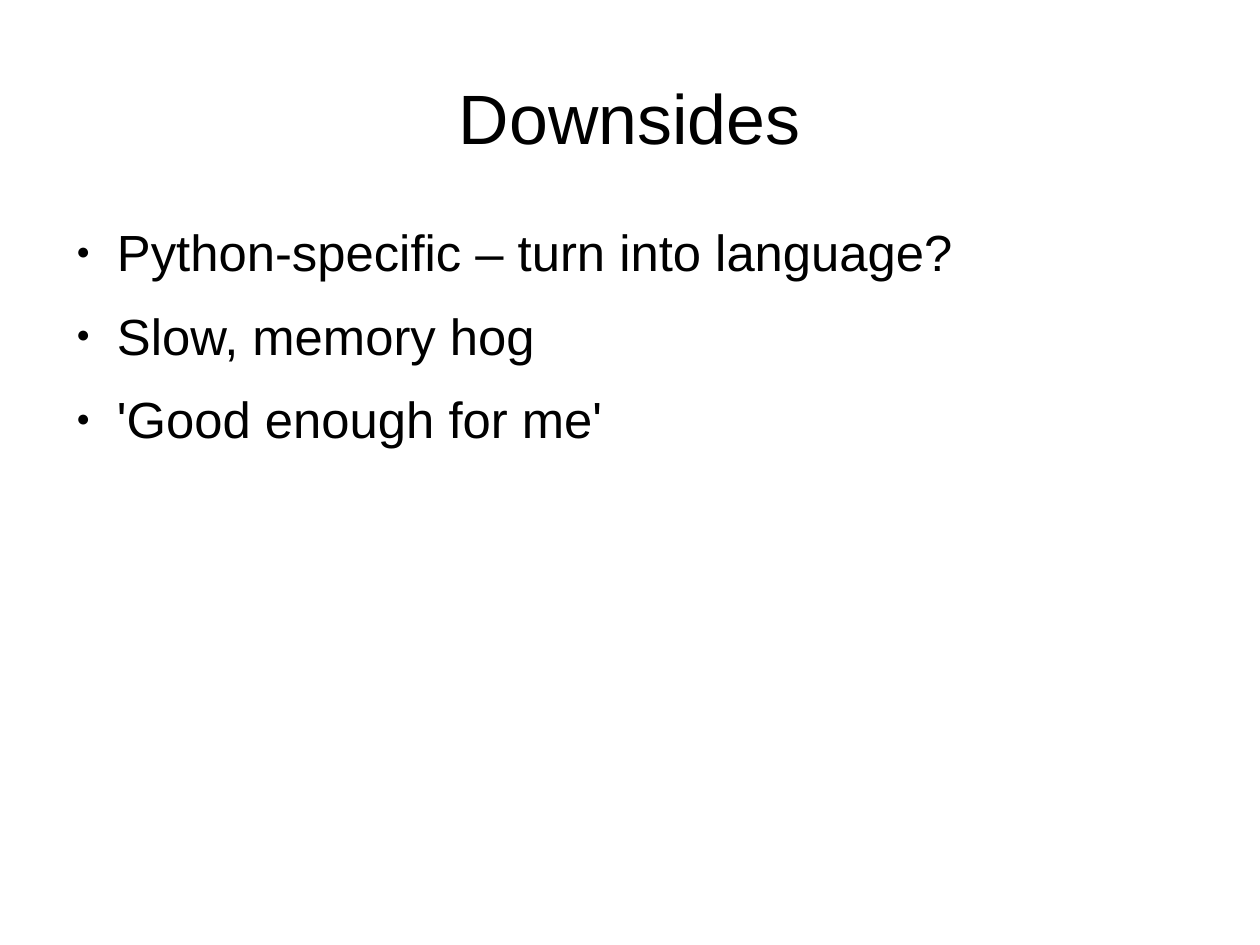
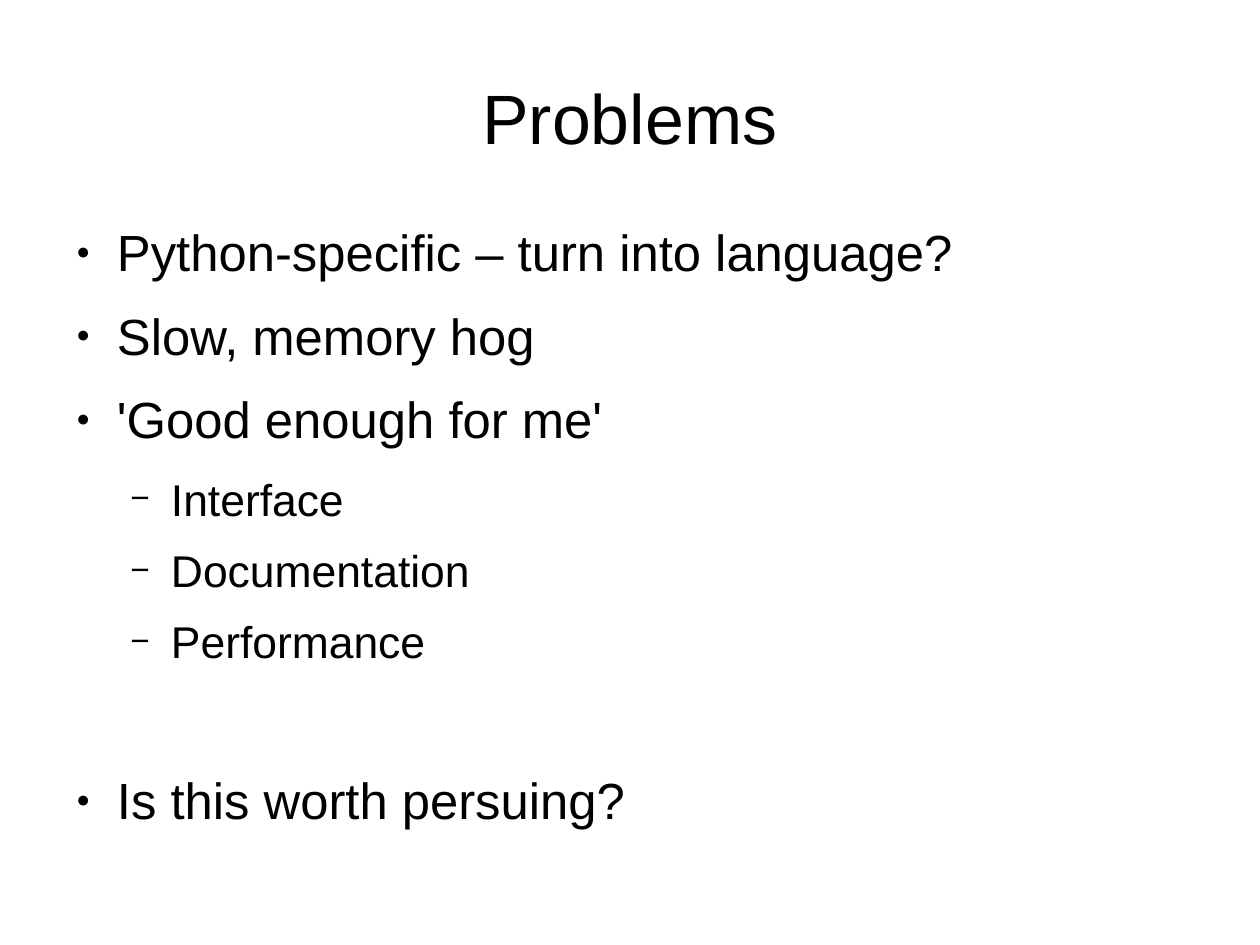
Before and after one commit to sensiblecodeio/xypath, a slide deck: slide 22 of presentation.odp (slide 17 before the commit). Drawn at 1260x945 pixels with LibreOffice and Linux fonts; fonts in the diff are those of the drawing. Boxes give left, top, right and bottom in pixels: in the first picture for what was removed or moved away, otherwise in the second. Text is boxed around its words. In the diff, an @@ line names an element or a change of style, - is before the commit and + after.

```diff
--- a/presentation.odp
+++ b/presentation.odp
@@ title at bbox=[482, 93, 777, 145]: text changed @@
-Downsides
+Problems
@@ text at bbox=[117, 484, 625, 830]: paragraphs added @@
+  − Interface
+  − Documentation
+  − Performance
+● Is this worth persuing?
```
Also in this commit, not shown: 10 other slides changed, 7 slides added, 2 slides removed.
